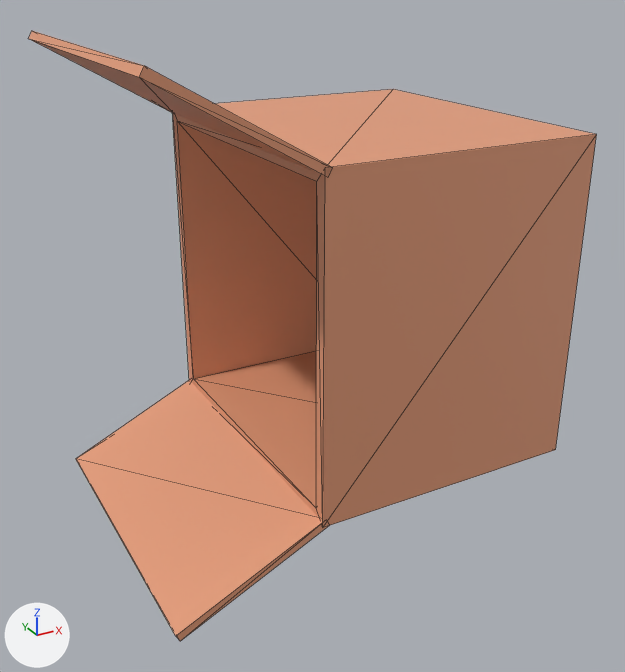
An edit to the glTF model Super Monkey Ball Clone/super-monkey-ball-clone/assets/models/greybox/Decortation/SM_Cardboard_Box.gltf, drawn before and after from the same camera.
Both versions are drawn from a camera (50 mm lens) standing at (16.8, -8.9, 6.63) and looking at (21.54, -0.29, 2.33). Arrows for +X, +Y and +Z are at lower left; the lights stay in place. Mesh edges are drawn as thin lines. Where no turn or scale is listed for an object, it has been applied to the vertices. Vertices at the same position are counted once.

The first picture shows 'SM_Cardboard_Floor-convcol.001', 'SM_Cardboard_Left-convcol.001', 'SM_Cardboard_Ramp-convcol.001', 'SM_Cardboard_Right-convcol.001', 'SM_Cardboard_Roof.001', 'SM_Cardboard_Top_Flap.001'.
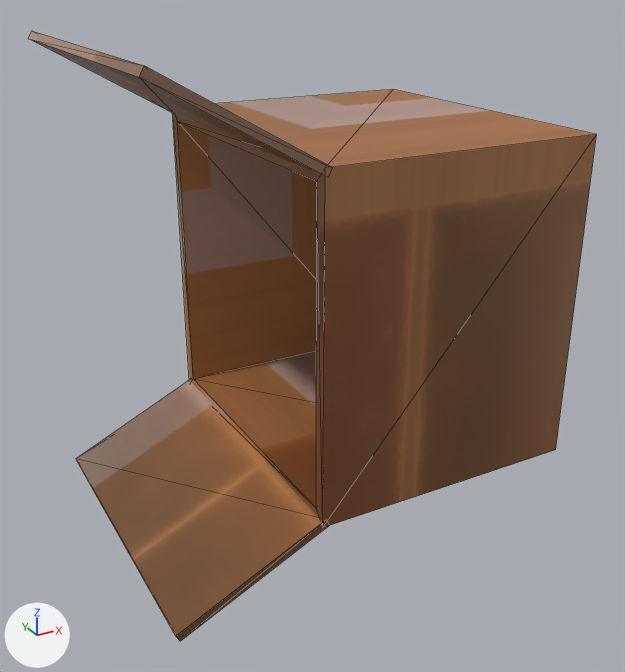
The newer file is also turned or shifted as a whole; pictures and numbers use the older file's frame.

What the commit changed:
Picture 'M_Cardboard_Box.001_BaseColor' (img_m_cardboard_box_001_basecolor) is new.
Picture 'M_Cardboard_Box.001_Normal' (img_m_cardboard_box_001_normal) is new.
Material 'M_Cardboard_Box.002' (mat_m_cardboard_box_002) is new.
Uses the picture img_m_cardboard_box_001_basecolor.
Uses the picture img_m_cardboard_box_001_normal.
me_sm_cardboard_floor_convcol has 8 vertices, 6 faces and spans x 1.73..5.14, y 0.0..4.0, z 0.85..1.0.
me_sm_cardboard_floor_convcol no longer uses material mat_m_cardboard_box_001 (beige #e79e7a).
me_sm_cardboard_floor_convcol now uses material mat_m_cardboard_box_002.
me_sm_cardboard_left_convcol has 8 vertices, 6 faces and spans x 1.73..5.14, y 3.84..4.0, z 0.85..4.85.
me_sm_cardboard_left_convcol is used by ob_sm_cardboard_left_convcol_001; location (19.0, -2.0, 0.0).
me_sm_cardboard_left_convcol no longer uses material mat_m_cardboard_box_001 (beige #e79e7a).
me_sm_cardboard_left_convcol part 2: texture (UV) coordinates of 6 of 6 faces, centred in x 1.73..4.0, y 3.84..4.0, z 2.18..3.51, changed; they spanned u 0.27..0.73, v 0.14..0.61 and now span u 0.02..0.47, v 0.73..0.99.
me_sm_cardboard_left_convcol now uses material mat_m_cardboard_box_002.
me_sm_cardboard_ramp_convcol has 8 vertices, 12 faces and spans x -0.04..1.81, y 0.0..4.0, z 0.0..0.94.
me_sm_cardboard_ramp_convcol no longer uses material mat_m_cardboard_box_001 (beige #e79e7a).
me_sm_cardboard_ramp_convcol now uses material mat_m_cardboard_box_002.
me_sm_cardboard_right_convcol has 8 vertices, 6 faces and spans x 1.73..5.14, y 0.0..0.16, z 0.85..4.85.
me_sm_cardboard_right_convcol is used by ob_sm_cardboard_right_convcol_001; location (19.0, -2.0, 0.0).
me_sm_cardboard_right_convcol no longer uses material mat_m_cardboard_box_001 (beige #e79e7a).
me_sm_cardboard_right_convcol part 1: texture (UV) coordinates of 6 of 6 faces, centred in x 1.73..4.0, y 0.0..0.16, z 2.18..3.51, changed; they spanned u 0.27..0.73, v 0.64..1.11 and now span u 0.51..0.98, v 0.44..0.71.
me_sm_cardboard_right_convcol now uses material mat_m_cardboard_box_002.
me_sm_cardboard_roof has 8 vertices, 6 faces and spans x 1.73..5.14, y 0.0..4.0, z 4.69..4.85.
me_sm_cardboard_roof is used by ob_sm_cardboard_roof_001; location (19.0, -2.0, 0.0).
me_sm_cardboard_roof no longer uses material mat_m_cardboard_box_001 (beige #e79e7a).
me_sm_cardboard_roof part 3: texture (UV) coordinates of 6 of 6 faces, centred in x 1.73..4.0, y 1.33..2.67, z 4.69..4.85, changed; they spanned u 0.27..0.73, v 0.39..0.86 and now span u 0.52..0.98, v 0.72..0.99.
me_sm_cardboard_roof now uses material mat_m_cardboard_box_002.
me_sm_cardboard_top_flap has 8 vertices, 12 faces and spans x 0.03..1.81, y 0.0..4.0, z 4.75..5.84.
me_sm_cardboard_top_flap no longer uses material mat_m_cardboard_box_001 (beige #e79e7a).
me_sm_cardboard_top_flap now uses material mat_m_cardboard_box_002.

Boxes (x1, y1, x2, y2) around the edits, measured in the pictures (625 x 672 px):
'SM_Cardboard_Right-convcol.001', recoloured, surface changed
    both: (316, 134, 597, 527)
'SM_Cardboard_Ramp-convcol.001', recoloured (beige to brown)
    both: (76, 380, 328, 641)
'SM_Cardboard_Left-convcol.001', recoloured, surface changed
    both: (172, 113, 317, 381)
'SM_Cardboard_Roof.001', recoloured, surface changed
    both: (175, 89, 594, 181)
'SM_Cardboard_Floor-convcol.001', recoloured (orange to brown)
    both: (191, 351, 320, 519)
'SM_Cardboard_Top_Flap.001', recoloured
    both: (28, 31, 332, 177)
